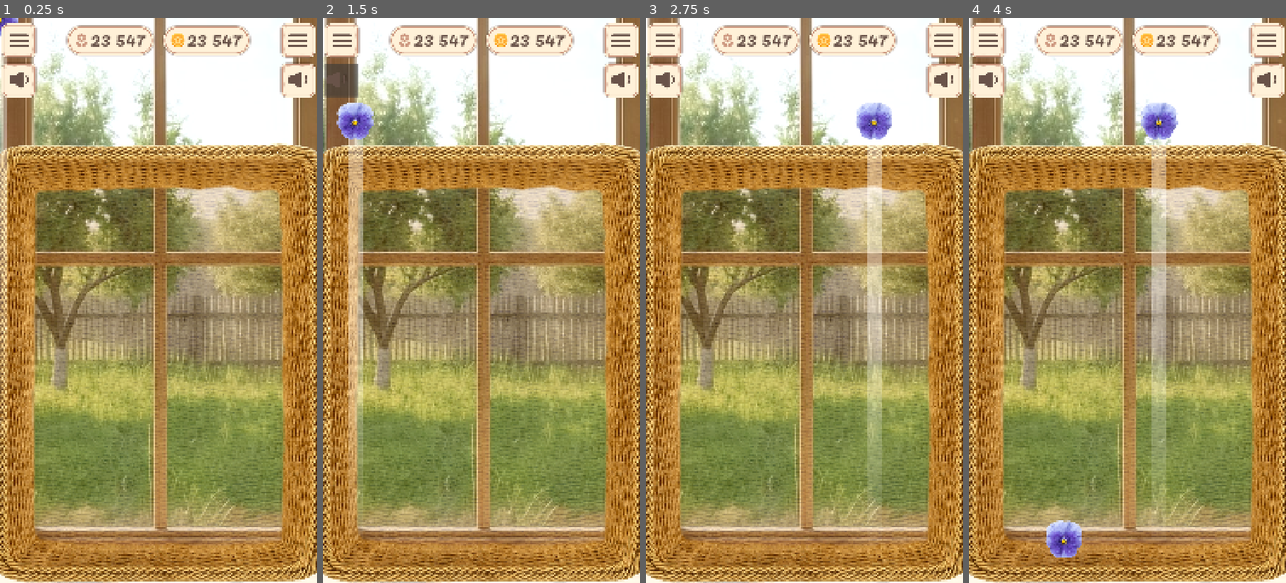
Above: before the commit, frames 1-4 (left to right).
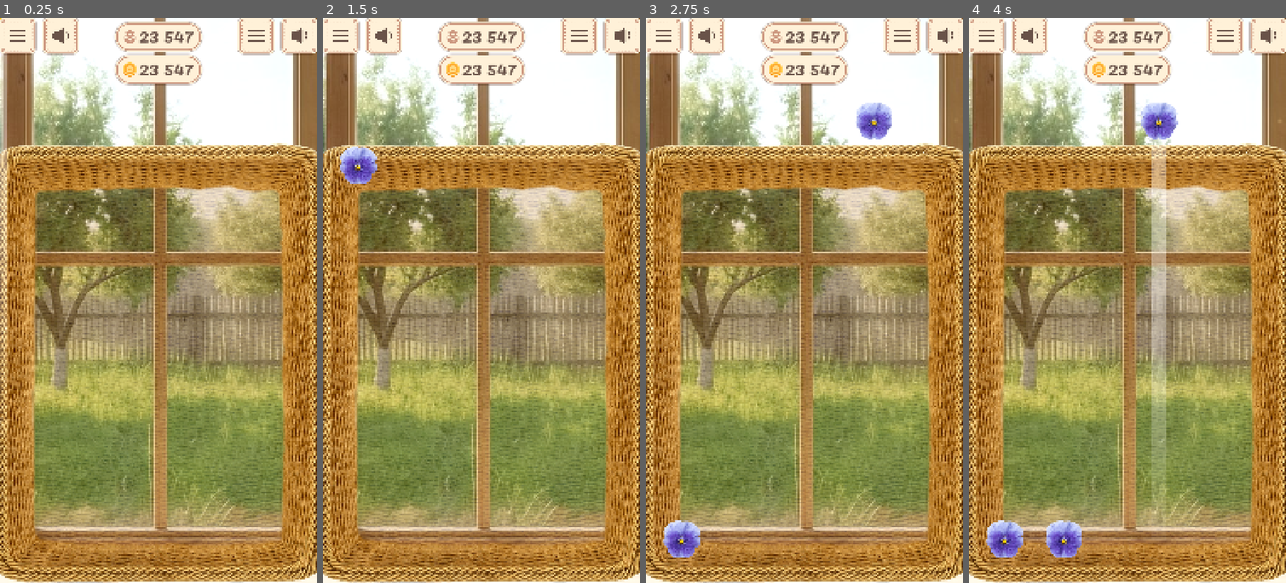
Above: after the commit, the same moments.

Repository: justkuzan/SuikaGame
Game: Godot game, scene res://Core/Level/Level.tscn
The game is run twice, just before and just after one commit, with the same random seed, the same clock (stepped at 60 frames per second) and the same inputs.
Inputs (mouse positions are in pixels of both pictures, inside the frame that each line leads up to):
- Up to frame 1 (0.25 s): no input
- Up to frame 2 (1.5 s): click (342, 40) at 0.52 s; click (342, 80) at 1.27 s
- Up to frame 3 (2.75 s): move the mouse to (874, 272) at 2.02 s; press the mouse at (874, 272) at 2.03 s
- Up to frame 4 (4 s): tap Enter at 2.75 s; move the mouse to (1064, 328) at 2.77 s; release the mouse at (1064, 328) at 2.78 s; click (1064, 328) at 2.85 s; move the mouse to (1159, 176) at 3.52 s; press the mouse at (1159, 176) at 3.53 s

The runs differ from the first frame. In frame 1, 7.0% of the frame differs, in the area x 0-100%, y 0-15%; in frame 2, 11%, in the area x 0-100%, y 0-87%; in frame 3, 10%; in frame 4, 7.6%.

Commit message:
InGameUI is done

Diff:
--- /dev/null
+++ b/UI/ButtonThemes/IconButton/hover-icon-button.tres
@@ -0,0 +1,16 @@
+[gd_resource type="StyleBoxTexture" format=3 uid="uid://cedypnvcodo3j"]
+
+[ext_resource type="Texture2D" uid="uid://cl58sjkjcg3rv" path="res://UI/ButtonThemes/IconButton/icon_bg_hover.png" id="1_sd6r0"]
+
+[resource]
+texture = ExtResource("1_sd6r0")
+texture_margin_left = 25.0
+texture_margin_top = 25.0
+texture_margin_right = 25.0
+texture_margin_bottom = 25.0
+expand_margin_left = 12.0
+expand_margin_top = 12.0
+expand_margin_right = 12.0
+expand_margin_bottom = 12.0
+axis_stretch_horizontal = 2
+axis_stretch_vertical = 2
--- a/UI/ButtonThemes/IconButton/icon-button-theme.tres
+++ b/UI/ButtonThemes/IconButton/icon-button-theme.tres
@@ -1,8 +1,10 @@
 [gd_resource type="Theme" format=3 uid="uid://4g8icp11ewv5"]
 
-[ext_resource type="StyleBox" uid="uid://b1be7hu7wucx3" path="res://UI/ButtonThemes/IconButton/normal-button.tres" id="1_8j65i"]
+[ext_resource type="StyleBox" uid="uid://cedypnvcodo3j" path="res://UI/ButtonThemes/IconButton/hover-icon-button.tres" id="1_5ka8s"]
+[ext_resource type="StyleBox" uid="uid://b1be7hu7wucx3" path="res://UI/ButtonThemes/IconButton/normal-icon-button.tres" id="2_600f0"]
+[ext_resource type="StyleBox" uid="uid://yhslvc4pqaha" path="res://UI/ButtonThemes/IconButton/pressed-icon-button.tres" id="3_600f0"]
 
 [resource]
-Button/colors/font_color = Color(0.4117647, 0.3254902, 0.28627452, 1)
-Button/font_sizes/font_size = 32
-Button/styles/normal = ExtResource("1_8j65i")
+Button/styles/hover = ExtResource("1_5ka8s")
+Button/styles/normal = ExtResource("2_600f0")
+Button/styles/pressed = ExtResource("3_600f0")
--- a/UI/ButtonThemes/IconButton/normal-button.tres
+++ b/UI/ButtonThemes/IconButton/normal-icon-button.tres
@@ -8,9 +8,9 @@
 texture_margin_top = 25.0
 texture_margin_right = 25.0
 texture_margin_bottom = 25.0
-expand_margin_left = 4.0
-expand_margin_top = 4.0
-expand_margin_right = 4.0
-expand_margin_bottom = 4.0
+expand_margin_left = 12.0
+expand_margin_top = 12.0
+expand_margin_right = 12.0
+expand_margin_bottom = 12.0
 axis_stretch_horizontal = 2
 axis_stretch_vertical = 2
--- /dev/null
+++ b/UI/ButtonThemes/IconButton/pressed-icon-button.tres
@@ -0,0 +1,16 @@
+[gd_resource type="StyleBoxTexture" format=3 uid="uid://yhslvc4pqaha"]
+
+[ext_resource type="Texture2D" uid="uid://nrwd6yw0upe2" path="res://UI/ButtonThemes/IconButton/icon_bg_pressed.png" id="1_ogpwm"]
+
+[resource]
+texture = ExtResource("1_ogpwm")
+texture_margin_left = 25.0
+texture_margin_top = 25.0
+texture_margin_right = 25.0
+texture_margin_bottom = 25.0
+expand_margin_left = 12.0
+expand_margin_top = 12.0
+expand_margin_right = 12.0
+expand_margin_bottom = 12.0
+axis_stretch_horizontal = 2
+axis_stretch_vertical = 2
--- a/UI/InGameUI.tscn
+++ b/UI/InGameUI.tscn
@@ -31,7 +31,7 @@
 offset_bottom = 188.0
 grow_horizontal = 2
 theme_override_constants/margin_left = 8
-theme_override_constants/margin_top = 20
+theme_override_constants/margin_top = 8
 theme_override_constants/margin_right = 8
 theme_override_constants/margin_bottom = 20
 
@@ -39,16 +39,17 @@
 layout_mode = 2
 size_flags_vertical = 0
 
-[node name="LeftButtons-VBox" type="VBoxContainer" parent="InGameUI/General-Margin/Top-HBox" unique_id=1312850403]
+[node name="LeftButtons-HBox" type="HBoxContainer" parent="InGameUI/General-Margin/Top-HBox" unique_id=226838701]
 layout_mode = 2
-theme_override_constants/separation = 20
+size_flags_vertical = 0
+theme_override_constants/separation = 40
 
-[node name="Sound-Button" type="Button" parent="InGameUI/General-Margin/Top-HBox/LeftButtons-VBox" unique_id=1930828619]
+[node name="Sound-Button" type="Button" parent="InGameUI/General-Margin/Top-HBox/LeftButtons-HBox" unique_id=1930828619]
 layout_mode = 2
 theme = ExtResource("7_qabgy")
 icon = ExtResource("3_2wdwc")
 
-[node name="Menu-Button" type="Button" parent="InGameUI/General-Margin/Top-HBox/LeftButtons-VBox" unique_id=705252355]
+[node name="Menu-Button" type="Button" parent="InGameUI/General-Margin/Top-HBox/LeftButtons-HBox" unique_id=705252355]
 layout_mode = 2
 theme = ExtResource("7_qabgy")
 icon = ExtResource("8_51tg6")
@@ -57,15 +58,15 @@
 layout_mode = 2
 size_flags_horizontal = 3
 
-[node name="CenterCounters-HBox" type="HBoxContainer" parent="InGameUI/General-Margin/Top-HBox" unique_id=335160967]
+[node name="CenterCounters-VBox" type="VBoxContainer" parent="InGameUI/General-Margin/Top-HBox" unique_id=1241016632]
 layout_mode = 2
-theme_override_constants/separation = 20
+theme_override_constants/separation = 0
 
-[node name="Counter-Margin" type="MarginContainer" parent="InGameUI/General-Margin/Top-HBox/CenterCounters-HBox" unique_id=288157892]
+[node name="Counter-Margin" type="MarginContainer" parent="InGameUI/General-Margin/Top-HBox/CenterCounters-VBox" unique_id=288157892]
 layout_mode = 2
 size_flags_vertical = 0
 
-[node name="Bg-NinePatchRect" type="NinePatchRect" parent="InGameUI/General-Margin/Top-HBox/CenterCounters-HBox/Counter-Margin" unique_id=1898993787]
+[node name="Bg-NinePatchRect" type="NinePatchRect" parent="InGameUI/General-Margin/Top-HBox/CenterCounters-VBox/Counter-Margin" unique_id=1898993787]
 layout_mode = 2
 texture = ExtResource("2_slqm7")
 patch_margin_left = 56
@@ -73,44 +74,44 @@
 patch_margin_right = 56
 patch_margin_bottom = 56
 
-[node name="Text+Icon-Margin" type="MarginContainer" parent="InGameUI/General-Margin/Top-HBox/CenterCounters-HBox/Counter-Margin" unique_id=115322649]
+[node name="Text+Icon-Margin" type="MarginContainer" parent="InGameUI/General-Margin/Top-HBox/CenterCounters-VBox/Counter-Margin" unique_id=115322649]
 layout_mode = 2
 theme_override_constants/margin_left = 32
 theme_override_constants/margin_right = 34
 
-[node name="Counter-HBox" type="HBoxContainer" parent="InGameUI/General-Margin/Top-HBox/CenterCounters-HBox/Counter-Margin/Text+Icon-Margin" unique_id=1198849235]
+[node name="Counter-HBox" type="HBoxContainer" parent="InGameUI/General-Margin/Top-HBox/CenterCounters-VBox/Counter-Margin/Text+Icon-Margin" unique_id=1198849235]
 layout_mode = 2
 size_flags_horizontal = 4
 size_flags_vertical = 4
 theme_override_constants/separation = 6
 
-[node name="Icon-TextureRect" type="TextureRect" parent="InGameUI/General-Margin/Top-HBox/CenterCounters-HBox/Counter-Margin/Text+Icon-Margin/Counter-HBox" unique_id=331346275]
+[node name="Icon-TextureRect" type="TextureRect" parent="InGameUI/General-Margin/Top-HBox/CenterCounters-VBox/Counter-Margin/Text+Icon-Margin/Counter-HBox" unique_id=331346275]
 layout_mode = 2
 size_flags_horizontal = 4
 size_flags_vertical = 4
 texture = ExtResource("4_yoa8l")
 
-[node name="Counter-VBox" type="VBoxContainer" parent="InGameUI/General-Margin/Top-HBox/CenterCounters-HBox/Counter-Margin/Text+Icon-Margin/Counter-HBox" unique_id=748777219]
+[node name="Counter-VBox" type="VBoxContainer" parent="InGameUI/General-Margin/Top-HBox/CenterCounters-VBox/Counter-Margin/Text+Icon-Margin/Counter-HBox" unique_id=748777219]
 layout_mode = 2
 size_flags_horizontal = 4
 size_flags_vertical = 4
 
-[node name="Negative-Margin" type="MarginContainer" parent="InGameUI/General-Margin/Top-HBox/CenterCounters-HBox/Counter-Margin/Text+Icon-Margin/Counter-HBox/Counter-VBox" unique_id=694705018]
+[node name="Negative-Margin" type="MarginContainer" parent="InGameUI/General-Margin/Top-HBox/CenterCounters-VBox/Counter-Margin/Text+Icon-Margin/Counter-HBox/Counter-VBox" unique_id=694705018]
 layout_mode = 2
 size_flags_horizontal = 3
 theme_override_constants/margin_top = -14
 
-[node name="Counter-Label" type="Label" parent="InGameUI/General-Margin/Top-HBox/CenterCounters-HBox/Counter-Margin/Text+Icon-Margin/Counter-HBox/Counter-VBox/Negative-Margin" unique_id=63904488]
+[node name="Counter-Label" type="Label" parent="InGameUI/General-Margin/Top-HBox/CenterCounters-VBox/Counter-Margin/Text+Icon-Margin/Counter-HBox/Counter-VBox/Negative-Margin" unique_id=63904488]
 layout_mode = 2
 text = "23 547"
 label_settings = ExtResource("5_qabgy")
 horizontal_alignment = 2
 
-[node name="Coins-Margin2" type="MarginContainer" parent="InGameUI/General-Margin/Top-HBox/CenterCounters-HBox" unique_id=572598831]
+[node name="Coins-Margin2" type="MarginContainer" parent="InGameUI/General-Margin/Top-HBox/CenterCounters-VBox" unique_id=572598831]
 layout_mode = 2
 size_flags_vertical = 0
 
-[node name="Bg-NinePatchRect" type="NinePatchRect" parent="InGameUI/General-Margin/Top-HBox/CenterCounters-HBox/Coins-Margin2" unique_id=410341923]
+[node name="Bg-NinePatchRect" type="NinePatchRect" parent="InGameUI/General-Margin/Top-HBox/CenterCounters-VBox/Coins-Margin2" unique_id=410341923]
 layout_mode = 2
 texture = ExtResource("2_slqm7")
 patch_margin_left = 56
@@ -118,34 +119,34 @@
 patch_margin_right = 56
 patch_margin_bottom = 56
 
-[node name="Text+Icon-Margin" type="MarginContainer" parent="InGameUI/General-Margin/Top-HBox/CenterCounters-HBox/Coins-Margin2" unique_id=505989942]
+[node name="Text+Icon-Margin" type="MarginContainer" parent="InGameUI/General-Margin/Top-HBox/CenterCounters-VBox/Coins-Margin2" unique_id=505989942]
 layout_mode = 2
 theme_override_constants/margin_left = 32
 theme_override_constants/margin_right = 34
 
-[node name="Counter-HBox" type="HBoxContainer" parent="InGameUI/General-Margin/Top-HBox/CenterCounters-HBox/Coins-Margin2/Text+Icon-Margin" unique_id=1879777399]
+[node name="Counter-HBox" type="HBoxContainer" parent="InGameUI/General-Margin/Top-HBox/CenterCounters-VBox/Coins-Margin2/Text+Icon-Margin" unique_id=1879777399]
 layout_mode = 2
 size_flags_horizontal = 4
 size_flags_vertical = 4
 theme_override_constants/separation = 6
 
-[node name="Icon-TextureRect" type="TextureRect" parent="InGameUI/General-Margin/Top-HBox/CenterCounters-HBox/Coins-Margin2/Text+Icon-Margin/Counter-HBox" unique_id=382691297]
+[node name="Icon-TextureRect" type="TextureRect" parent="InGameUI/General-Margin/Top-HBox/CenterCounters-VBox/Coins-Margin2/Text+Icon-Margin/Counter-HBox" unique_id=382691297]
 layout_mode = 2
 size_flags_horizontal = 4
 size_flags_vertical = 4
 texture = ExtResource("8_2wdwc")
 
-[node name="Counter-VBox" type="VBoxContainer" parent="InGameUI/General-Margin/Top-HBox/CenterCounters-HBox/Coins-Margin2/Text+Icon-Margin/Counter-HBox" unique_id=1897484262]
+[node name="Counter-VBox" type="VBoxContainer" parent="InGameUI/General-Margin/Top-HBox/CenterCounters-VBox/Coins-Margin2/Text+Icon-Margin/Counter-HBox" unique_id=1897484262]
 layout_mode = 2
 size_flags_horizontal = 4
 size_flags_vertical = 4
 
-[node name="Negative-Margin" type="MarginContainer" parent="InGameUI/General-Margin/Top-HBox/CenterCounters-HBox/Coins-Margin2/Text+Icon-Margin/Counter-HBox/Counter-VBox" unique_id=298877230]
+[node name="Negative-Margin" type="MarginContainer" parent="InGameUI/General-Margin/Top-HBox/CenterCounters-VBox/Coins-Margin2/Text+Icon-Margin/Counter-HBox/Counter-VBox" unique_id=298877230]
 layout_mode = 2
 size_flags_horizontal = 3
 theme_override_constants/margin_top = -14
 
-[node name="Counter-Label" type="Label" parent="InGameUI/General-Margin/Top-HBox/CenterCounters-HBox/Coins-Margin2/Text+Icon-Margin/Counter-HBox/Counter-VBox/Negative-Margin" unique_id=873039949]
+[node name="Counter-Label" type="Label" parent="InGameUI/General-Margin/Top-HBox/CenterCounters-VBox/Coins-Margin2/Text+Icon-Margin/Counter-HBox/Counter-VBox/Negative-Margin" unique_id=873039949]
 layout_mode = 2
 text = "23 547"
 label_settings = ExtResource("5_qabgy")
@@ -155,17 +156,18 @@
 layout_mode = 2
 size_flags_horizontal = 3
 
-[node name="RightButtons-VBox" type="VBoxContainer" parent="InGameUI/General-Margin/Top-HBox" unique_id=1366916761]
+[node name="RightButtons-HBox" type="HBoxContainer" parent="InGameUI/General-Margin/Top-HBox" unique_id=854126020]
 layout_mode = 2
 size_flags_horizontal = 8
-theme_override_constants/separation = 20
+size_flags_vertical = 0
+theme_override_constants/separation = 40
 
-[node name="Sound-Button" type="Button" parent="InGameUI/General-Margin/Top-HBox/RightButtons-VBox" unique_id=879701762]
+[node name="Sound-Button" type="Button" parent="InGameUI/General-Margin/Top-HBox/RightButtons-HBox" unique_id=879701762]
 layout_mode = 2
 theme = ExtResource("7_qabgy")
 icon = ExtResource("3_2wdwc")
 
-[node name="Menu-Button" type="Button" parent="InGameUI/General-Margin/Top-HBox/RightButtons-VBox" unique_id=477273522]
+[node name="Menu-Button" type="Button" parent="InGameUI/General-Margin/Top-HBox/RightButtons-HBox" unique_id=477273522]
 layout_mode = 2
 theme = ExtResource("7_qabgy")
 icon = ExtResource("8_51tg6")
Binary file removed: Assets/Sprites/TestObjects/button-placeholder.png
Binary file removed: Assets/Sprites/TestObjects/icon-placeholder.png
Binary file changed: UI/ButtonThemes/IconButton/icon_bg_default.png
Binary file added: UI/ButtonThemes/IconButton/icon_bg_hover.png
Not shown, changed: UI/ButtonThemes/IconButton/icon_bg_hover.png.import
Binary file added: UI/ButtonThemes/IconButton/icon_bg_pressed.png
Not shown, changed: UI/ButtonThemes/IconButton/icon_bg_pressed.png.import
Not shown, changed: UI/Icons/icon-coin.png.import
Not shown, changed: UI/Icons/icon-flower.png.import
Binary file changed: UI/Icons/icon-menu.png
Not shown, changed: UI/Icons/icon-menu.png.import
Binary file changed: UI/Icons/icon-sound.png
(and 2 more such lines)
